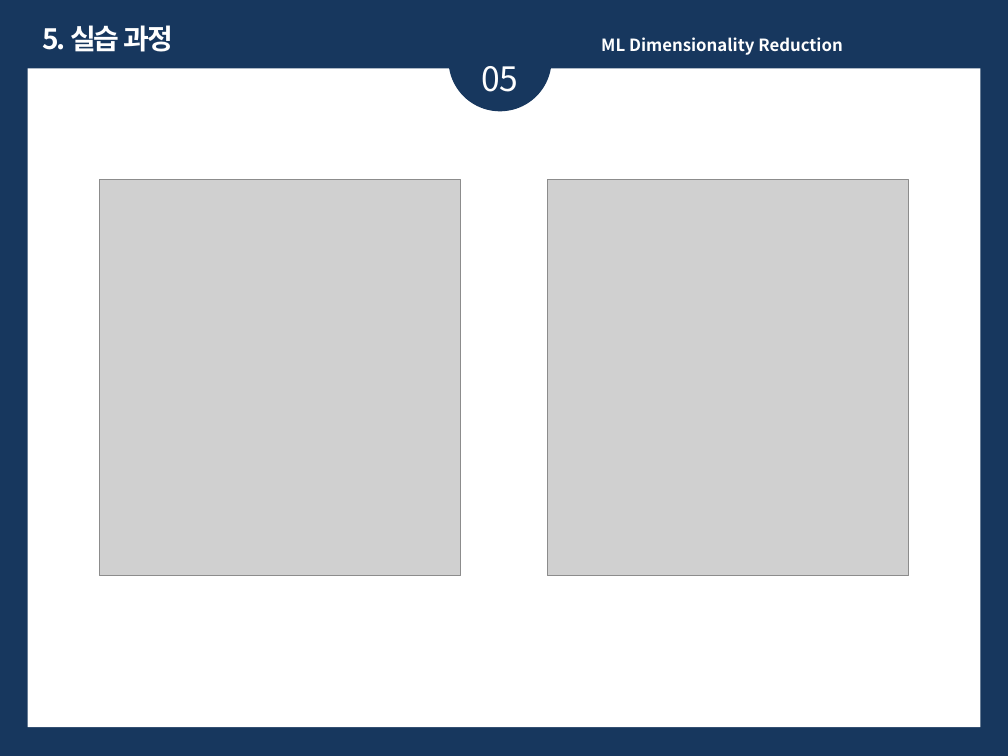
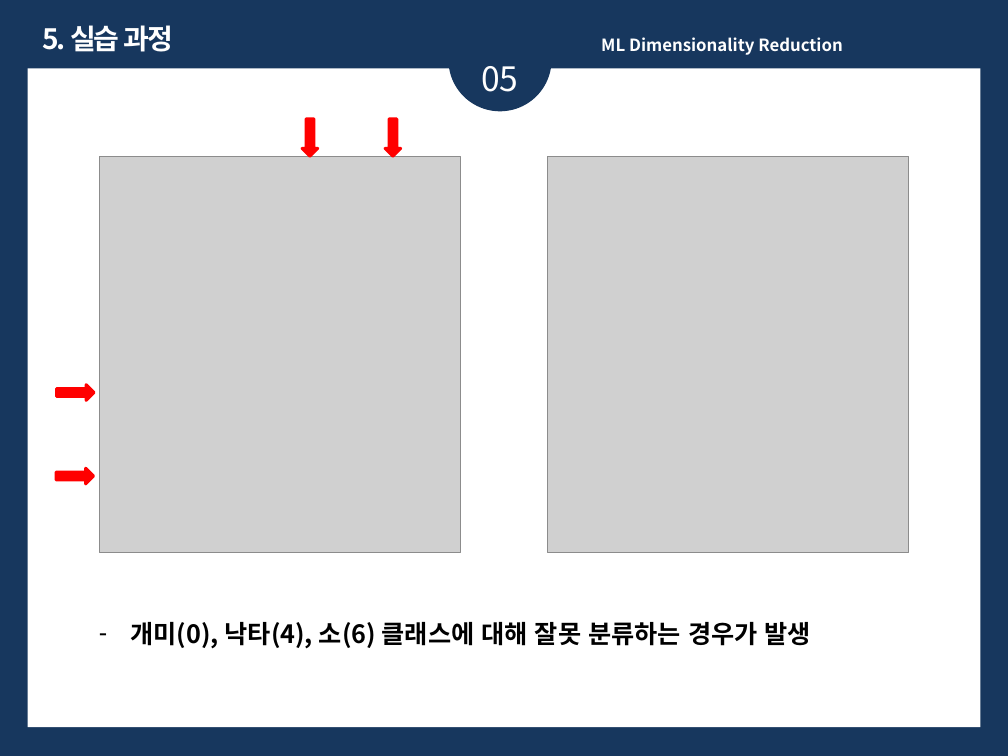
Before and after one commit to ykykyk112/machine_learning, a slide deck: slide 30 of ML_Algorithm_Review/Dimensionality_Reduction_Review.pptx. Drawn at 1008x756 pixels with LibreOffice and Linux fonts; fonts in the diff are those of the drawing; grey boxes stand for pictures. Boxes give left, top, right and bottom in pixels: in the first picture for what was removed or moved away, otherwise in the second. Text is boxed around its words. In the diff, an @@ line names an element or a change of style, - is before the commit and + after.

```diff
--- a/ML_Algorithm_Review/Dimensionality_Reduction_Review.pptx
+++ b/ML_Algorithm_Review/Dimensionality_Reduction_Review.pptx
@@ right arrow added at <box>302,119,318,157</box>, fill #FF0000, outline #FF0000 2 pt @@
@@ right arrow added at <box>385,119,401,157</box>, fill #FF0000, outline #FF0000 2 pt @@
@@ picture: place and size @@
-picture at <box>99,179,461,576</box>
+picture at <box>99,156,461,552</box>
@@ picture: place and size @@
-picture at <box>547,179,909,576</box>
+picture at <box>547,156,909,552</box>
@@ right arrow added at <box>56,385,94,401</box>, fill #FF0000, outline #FF0000 2 pt @@
@@ right arrow added at <box>56,468,94,484</box>, fill #FF0000, outline #FF0000 2 pt @@
@@ text added at <box>130,622,811,649</box>, 18 pt, text #000000, bold @@
+– 개미(0), 낙타(4), 소(6) 클래스에 대해 잘못 분류하는 경우가 발생
```
Also in this commit, not shown: 5 other slides changed.
